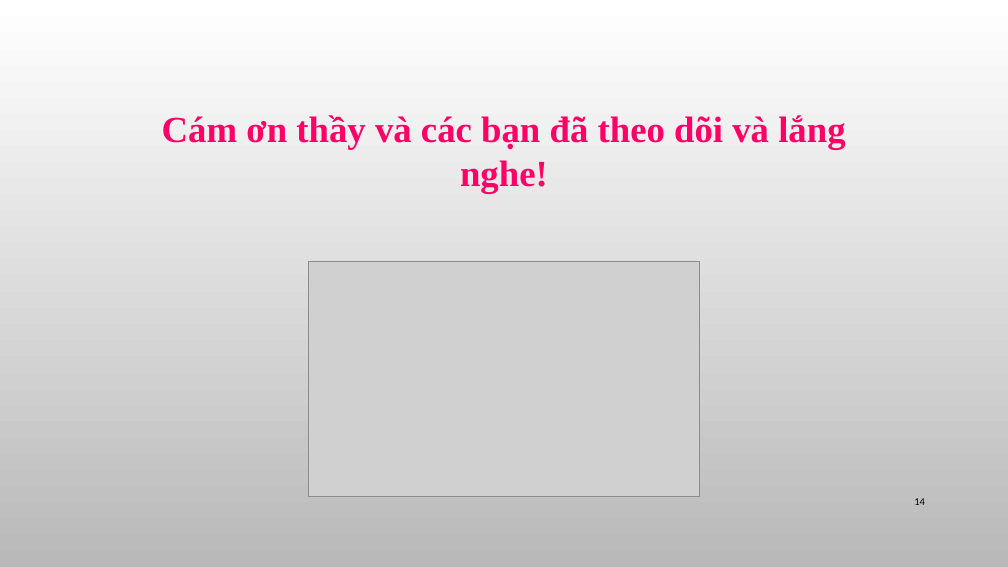
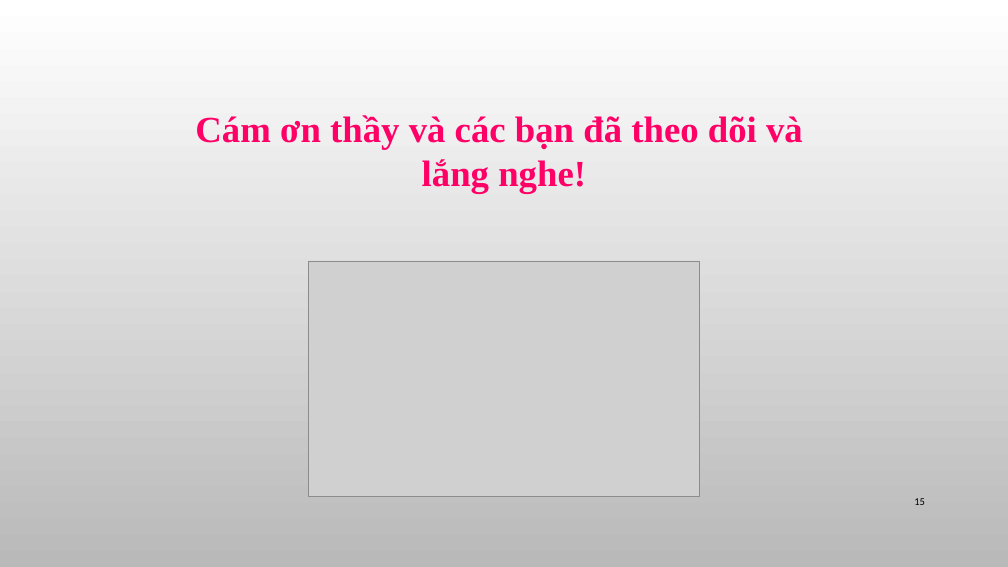
Before and after one commit to helloworldnmcnpm/studentmanagermentprogram, a slide deck: slide 15 of SEMINAR/Seminar.pptx (slide 14 before the commit). Drawn at 1008x567 pixels with LibreOffice and Linux fonts; fonts in the diff are those of the drawing; grey boxes stand for pictures; background and template pictures are left out. Boxes give left, top, right and bottom in pixels: in the first picture for what was removed or moved away, otherwise in the second. Text is boxed around its words. In the diff, an @@ line names an element or a change of style, - is before the commit and + after.

```diff
--- a/SEMINAR/Seminar.pptx
+++ b/SEMINAR/Seminar.pptx
@@ text at box(195, 115, 803, 194): text changed @@
-Cám ơn thầy và các bạn đã theo dõi và lắng nghe!
+Cám ơn thầy và các bạn đã theo dõi và
+lắng nghe!
@@ page number at box(914, 498, 925, 505): text changed @@
-14
+15
```
Also in this commit, not shown: 5 other slides changed, 1 slide added.
